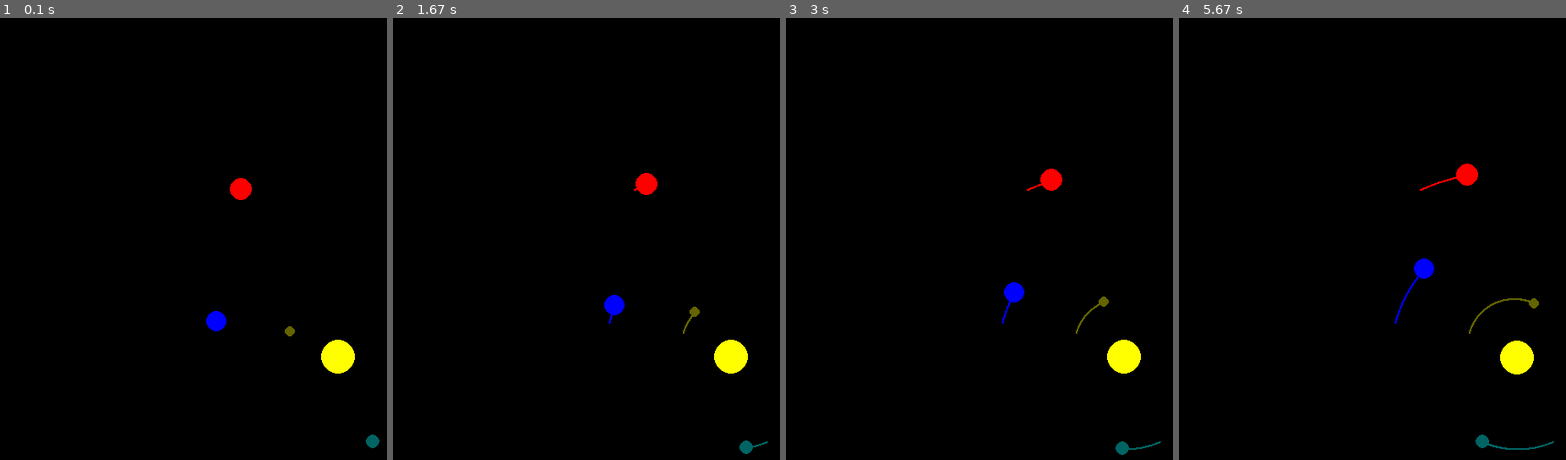
Above: before the commit, frames 1-4 (left to right).
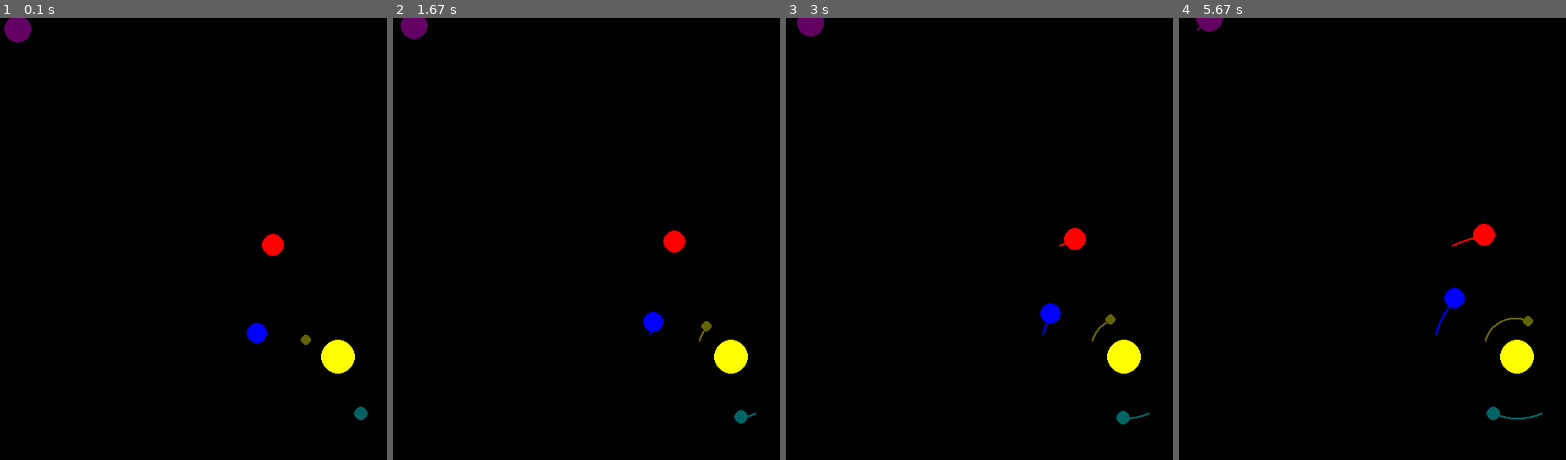
Above: after the commit, the same moments.

Repository: Zephyr920/CelestialBodiesProject
Game: pygame game, started from mainPygame.py
Same seed, same stepped clock (60 frames per second), same inputs: the game is played once before the commit and once after it.
Inputs:
- Up to frame 1 (0.1 s): no input
- Up to frame 2 (1.67 s): no input
- Up to frame 3 (3 s): no input
- Up to frame 4 (5.67 s): no input

The runs differ from the first frame. In frame 1, 1.4% of the frame differs, in the area x 1-99%, y 0-98%; in frame 2, 1.4%; in frame 3, 1.5%; in frame 4, 1.7%, in the area x 4-97%, y 0-98%.

Commit message:
Cleaned clutter and got PyGame working again

Diff:
--- a/ExtraFunctions.py
+++ b/ExtraFunctions.py
@@ -1,13 +1,7 @@
 # -*- coding: utf-8 -*-
-"""
-Created on Tue May  2 12:57:58 2023
-
-@author: Agustin
-"""
 import numpy as np
 import matplotlib.pyplot as plt
 import csv
-from tkinter import *
 
 # Open the file in 'r' mode, not 'rb'
 csv_file = open('horizons_results_earth.csv','r')
@@ -49,13 +43,3 @@
     plt.plot(np.linspace(0,8768,len(earth.orbitx)),earth.orbitx)
     plt.plot(earth_xtraj)
     plt.show()
-
-def simulation(root):
-    matplotlib_or_pygame = Label(root, text = "Would you like to see the simulation through matplotlib or Pygame?")
-
-    matplotlib_pyplot = Button(root, text = "Matplotlib.pyplot")
-    pygame = Button(root, text = "PyGame")
-
-    matplotlib_or_pygame.pack()
-    matplotlib_pyplot.pack()
-    pygame.pack()
--- a/Planet.py
+++ b/Planet.py
@@ -11,7 +11,7 @@
     AU = 149597871000
     G = 6.6743e-11
     DT = 3600
-    SCALE = 150 / AU
+    SCALE = 100 / AU
 
     def __init__(self, xpos, ypos, zpos, xvel, yvel, zvel, mass, name, colour, vis_r):
 
--- a/mainPygame.py
+++ b/mainPygame.py
@@ -2,8 +2,6 @@
 import pygame
 import Planet as p
 import PlanetsData as psd
-
-#data_list, xpos, ypos, xvel, yvel, mass, radius = psd.load_data('PlanetData.csv')
 
 pygame.init()
 
